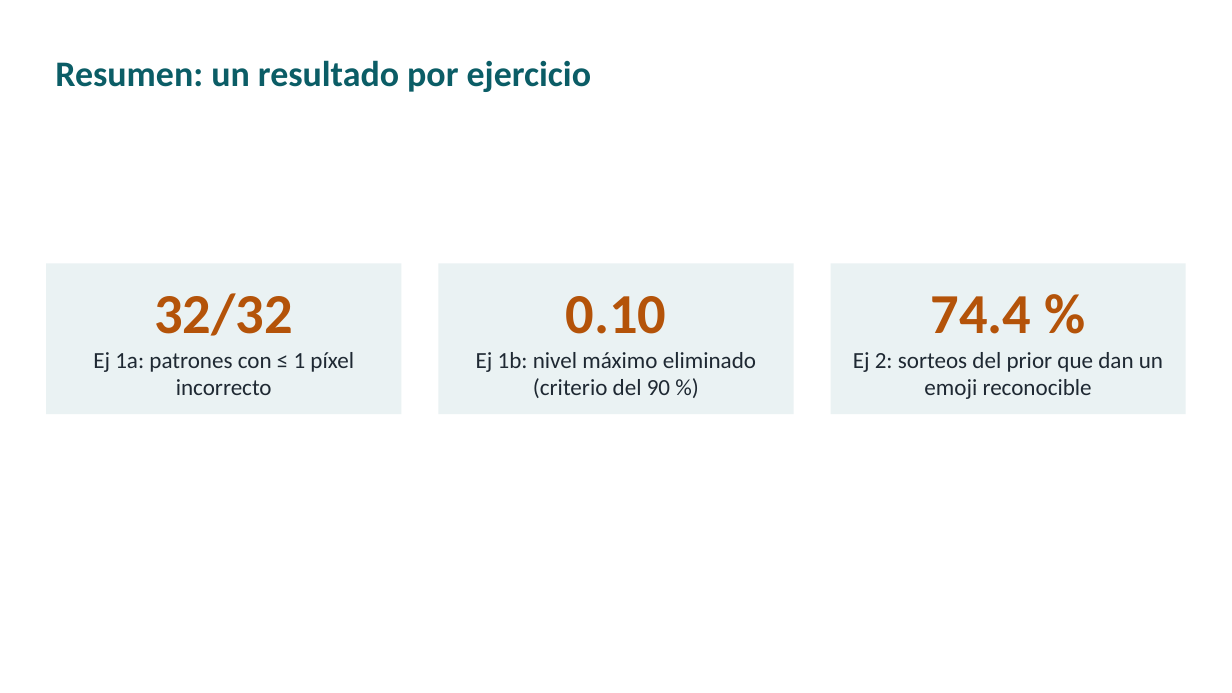
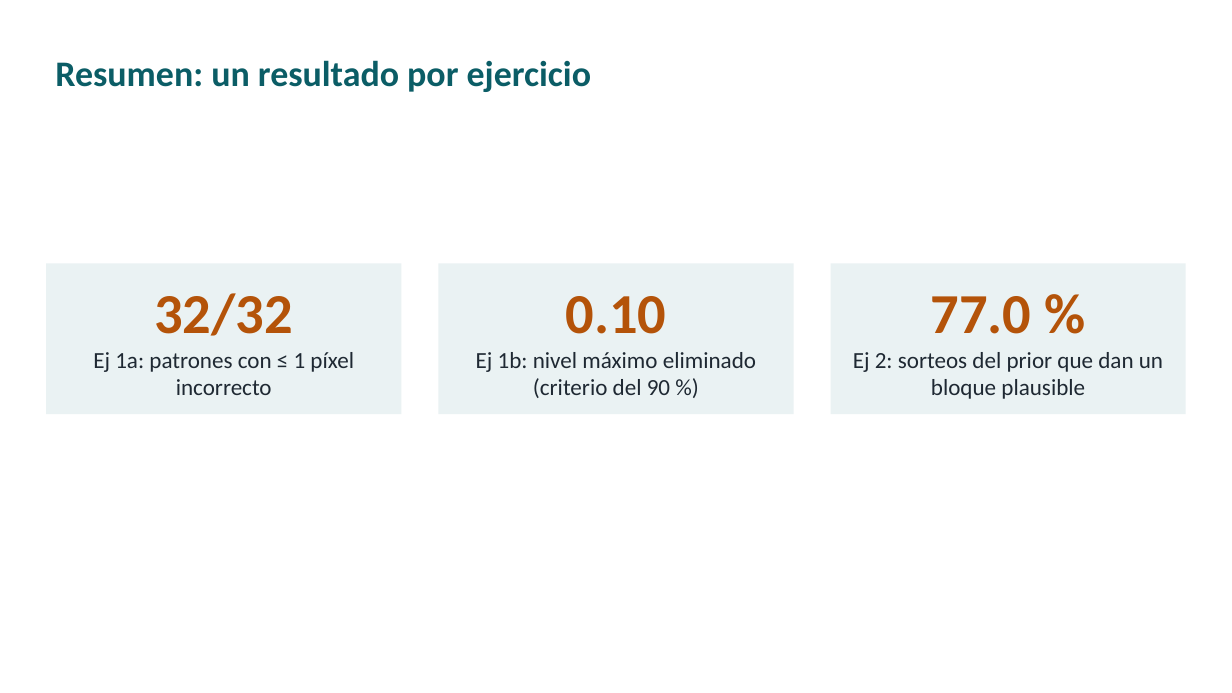
Before and after one commit to ldicandia/SIA-G3, a slide deck: slide 2 of TP5/presentacion/TP5-autoencoders.pptx. Drawn at 1232x693 pixels with LibreOffice and Linux fonts; fonts in the diff are those of the drawing. Boxes give left, top, right and bottom in pixels: in the first picture for what was removed or moved away, otherwise in the second. Text is boxed around its words. In the diff, an @@ line names an element or a change of style, - is before the commit and + after.

```diff
--- a/TP5/presentacion/TP5-autoencoders.pptx
+++ b/TP5/presentacion/TP5-autoencoders.pptx
@@ text in rectangle at (x1=853, y1=296, x2=1163, y2=399): text changed @@
-74.4 %
-Ej 2: sorteos del prior que dan un emoji reconocible
+77.0 %
+Ej 2: sorteos del prior que dan un bloque plausible
```
Also in this commit, not shown: 5 other slides changed, 2 slides added, 2 slides removed, 33 other files.
